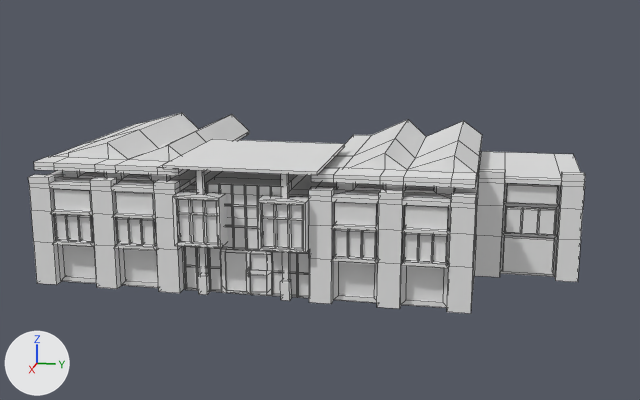
An edit to the FBX model Assets/3D/Mesh/Batiments/Joliette/Bat_Joliette_6.fbx, drawn before and after from the same camera.
Rendered twice from a 50 mm camera at (73.1, 20.0, 25.5) aimed at (-7.9, 3.8, 5.2). Lighting does not change. The marker at lower left points along +X, +Y and +Z. Mesh edges are drawn as thin lines.

The older version as bpy lines, for what is in view:
```python
me_cube_037 = bpy.data.meshes.new('Cube.037')
me_cube_037.from_pydata(...)  # 1492 vertices, 1283 faces; spans x -16.5..6.7, y -18.7..27.6, z 0.0..12.0
me_cube_037.materials.append(mat_bat_joliette_6)  # white #e7e7e7
ob_bat_joliette_6 = bpy.data.objects.new('Bat_Joliette_6', me_cube_037)
ob_bat_joliette_6.location = (0.0, 0.0, 0.0)
```
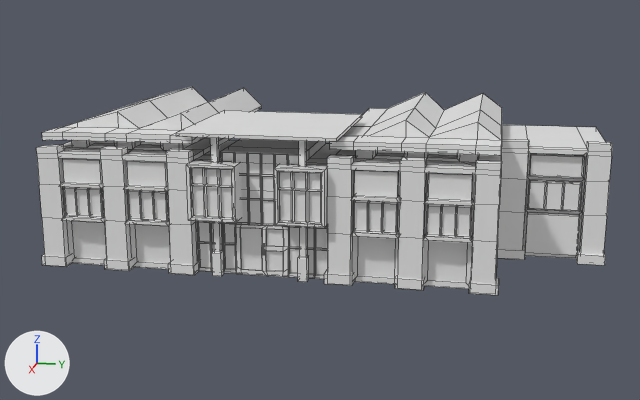
Diff of the bpy script that builds the scene:
```diff
--- a/Assets/3D/Mesh/Batiments/Joliette/Bat_Joliette_6.fbx.py
+++ b/Assets/3D/Mesh/Batiments/Joliette/Bat_Joliette_6.fbx.py
@@ me_cube_037 @@
 # used by ob_bat_joliette_6; location = (0.0, 0.0, 0.0)
-me_cube_037.from_pydata(...)  # 1492 vertices, 1283 faces; spans x -16.5..6.7, y -18.7..27.6, z 0.0..12.0
+me_cube_037.from_pydata(...)  # 1539 vertices, 1306 faces; spans x -23.7..1.8, y -20.8..30.4, z 0.0..13.9
+# me_cube_037 part 1: a new loose piece, a box spanning x -12.61..1.42, y -7.01..7.01, z 12.6..12.91, in mat_bat_joliette_6 (white #e7e7e7)
+# me_cube_037 part 2: the loose piece of 40 vertices spanning x 5.4..5.8, y -11.0..-7.6, z 4.0..6.4 is scaled about its middle by (1.1, 1.1, 1.17), then moved by (-5.0, -0.9, 1.0)
+# me_cube_037 part 3: the loose piece of 40 vertices spanning x 5.4..5.8, y -16.6..-13.2, z 4.0..6.4 is scaled about its middle by (1.1, 1.1, 1.17), then moved by (-5.0, -1.5, 1.0)
+# me_cube_037 part 4: the loose piece of 40 vertices spanning x 5.4..5.8, y 7.7..11.0, z 4.0..6.4 is scaled about its middle by (1.1, 1.1, 1.17), then moved by (-5.0, 0.9, 1.0)
+# me_cube_037 part 5: the loose piece of 40 vertices spanning x 5.4..5.8, y 13.3..16.6, z 4.0..6.4 is scaled about its middle by (1.1, 1.1, 1.17), then moved by (-5.0, 1.5, 1.0)
+# me_cube_037 part 6: the loose piece of 40 vertices spanning x -4.5..-4.1, y 21.1..25.4, z 4.0..6.4 is scaled about its middle by (1.1, 1.1, 1.17), then moved by (-6.0, 2.3, 1.0)
+# me_cube_037 part 7: the loose piece of 117 vertices spanning x 4.7..4.9, y -3.2..3.3, z 5.8..9.4 is scaled about its middle by (1.1, 1.1, 1.16), then moved by (-5.1, 0.0, 1.4)
+# me_cube_037 part 8: the loose piece of 60 vertices spanning x 6.1..6.5, y -5.3..-1.8, z 4.7..8.4 is scaled about its middle by (1.1, 1.1, 1.2), then moved by (-5.0, -0.4, 1.2)
+# me_cube_037 part 9: the loose piece of 60 vertices spanning x 6.1..6.5, y 1.8..5.3, z 4.7..8.4 is scaled about its middle by (1.1, 1.1, 1.2), then moved by (-5.0, 0.4, 1.2)
+# me_cube_037 part 10: the loose piece of 12 vertices spanning x 4.5..5.0, y -16.9..-13.0, z 0.0..3.8 is scaled about its middle by (1.1, 1.1, 1.22), then moved by (-5.1, -1.5, 0.4)
+# me_cube_037 part 11: the loose piece of 12 vertices spanning x 4.5..5.0, y -11.2..-7.4, z 0.0..3.8 is scaled about its middle by (1.1, 1.1, 1.22), then moved by (-5.1, -0.9, 0.4)
+# me_cube_037 part 12: the loose piece of 12 vertices spanning x 4.5..5.0, y 7.4..11.3, z 0.0..3.8 is scaled about its middle by (1.1, 1.1, 1.22), then moved by (-5.1, 0.9, 0.4)
+# me_cube_037 part 13: the loose piece of 12 vertices spanning x 4.5..5.0, y 13.0..16.8, z 0.0..3.8 is scaled about its middle by (1.1, 1.1, 1.22), then moved by (-5.1, 1.5, 0.4)
+# me_cube_037 part 14: the loose piece of 585 vertices spanning x -16.5..6.1, y -18.7..27.6, z 0.0..12.0 is rebuilt with 585 vertices and now spans x -23.7..1.1, y -20.5..30.3, z 0.0..13.9
+# me_cube_037 part 15: 7 loose pieces with 414 vertices, spanning x 4.2..6.7, y -5.5..5.5, z 0.0..10.9, are deleted
+# me_cube_037 part 16: 8 vertices removed from x -6.4..6.4, y -6.4..6.4, z 10.8..11.1; 446 vertices added at x -1.0..1.8, y -20.8..20.8, z 0.0..12.7
+# me_cube_037 part 17: 15 vertices added at x -11.3..-9.2, y 20.4..30.4, z 0.0..0.9
 me_cube_037.materials.append(mat_bat_joliette_6)
```

Where the change shows, as pixel boxes [x1, y1, x2, y2] in the pictures (640 x 400 px; the box of a moved part takes in the faces that stretch with it):
'Bat_Joliette_6', reshaped: before [28, 113, 585, 314]; after [36, 87, 612, 295]
part 1 of me_cube_037, added: after [176, 110, 362, 142]
part 2 of me_cube_037, moved or reshaped: before [116, 217, 156, 246]; after [127, 190, 169, 222]
part 3 of me_cube_037, moved or reshaped: before [54, 214, 94, 243]; after [63, 187, 104, 218]
part 4 of me_cube_037, moved or reshaped: before [334, 229, 377, 260]; after [354, 200, 398, 234]
part 5 of me_cube_037, moved or reshaped: before [404, 233, 448, 264]; after [426, 204, 472, 238]
part 6 of me_cube_037, moved or reshaped: before [505, 206, 556, 236]; after [528, 180, 582, 212]
part 7 of me_cube_037, moved or reshaped: before [206, 183, 280, 228]; after [221, 152, 299, 201]
part 8 of me_cube_037, moved or reshaped: before [177, 199, 218, 245]; after [190, 168, 233, 219]
part 9 of me_cube_037, moved or reshaped: before [261, 203, 303, 250]; after [278, 171, 321, 224]
part 10 of me_cube_037, moved or reshaped: before [59, 245, 97, 284]; after [68, 221, 105, 265]
part 11 of me_cube_037, moved or reshaped: before [120, 249, 158, 288]; after [131, 224, 171, 269]
part 12 of me_cube_037, moved or reshaped: before [333, 262, 378, 303]; after [352, 236, 399, 284]
part 13 of me_cube_037, moved or reshaped: before [401, 266, 448, 308]; after [423, 235, 472, 289]
part 14 of me_cube_037, rebuilt: before [28, 113, 585, 314]; after [36, 87, 612, 284]
part 15 of me_cube_037, deleted: before [173, 170, 309, 301]
part 16 of me_cube_037, built on: before [163, 139, 345, 175]; after [42, 138, 499, 295]
part 17 of me_cube_037, added: after [497, 246, 605, 265]
